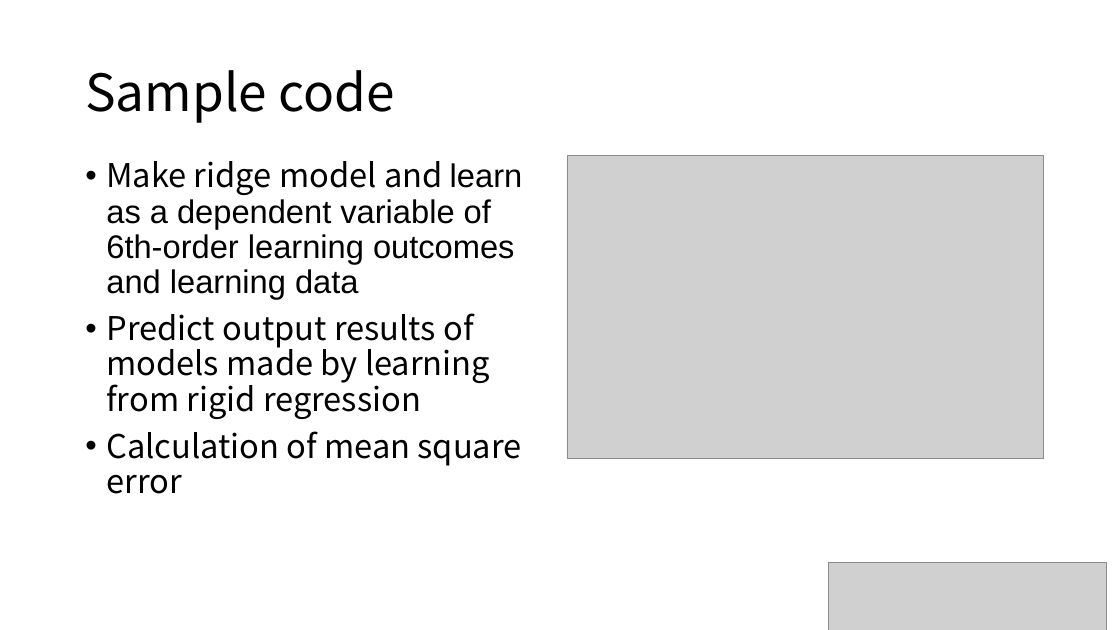
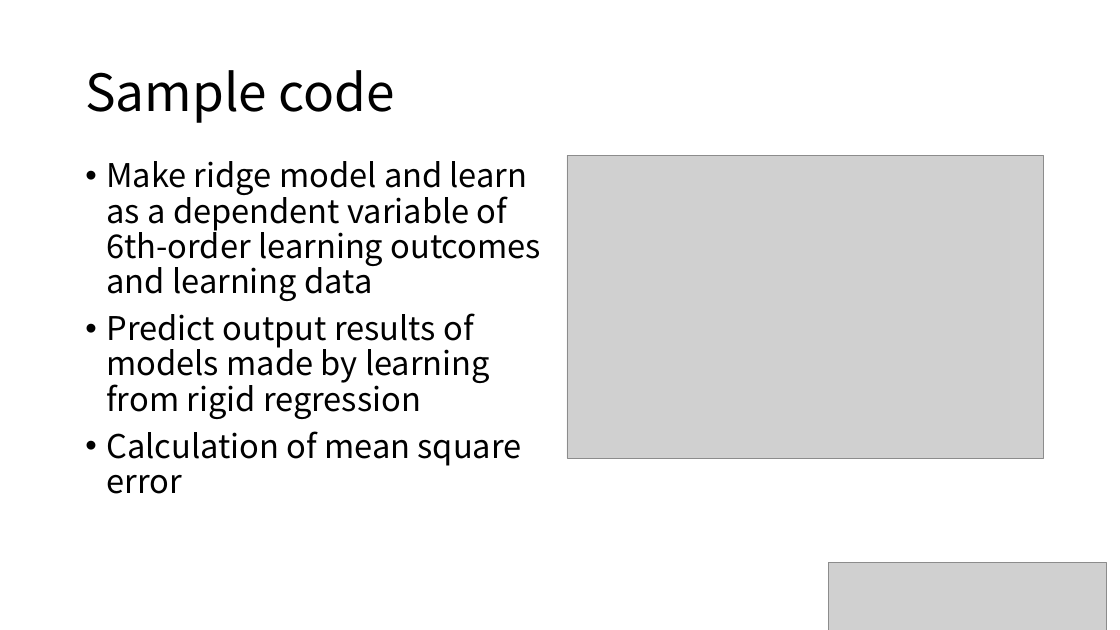
Before and after one commit to majorWallet/Machine_Learning_Algorithms_Library, a slide deck: slide 10 of 2-2_Regularization.pptx. Drawn at 1120x630 pixels with LibreOffice and Linux fonts; fonts in the diff are those of the drawing; grey boxes stand for pictures. Boxes give left, top, right and bottom in pixels: in the first picture for what was removed or moved away, otherwise in the second. Text is boxed around its words. In the diff, an @@ line names an element or a change of style, - is before the commit and + after.

```diff
--- a/2-2_Regularization.pptx
+++ b/2-2_Regularization.pptx
@@ text at bbox=[106, 161, 542, 301]: font Arial to Noto Sans CJK KR in "learn as a dependent variable of 6th-order ..." @@
```
Also in this commit, not shown: 7 other files.
